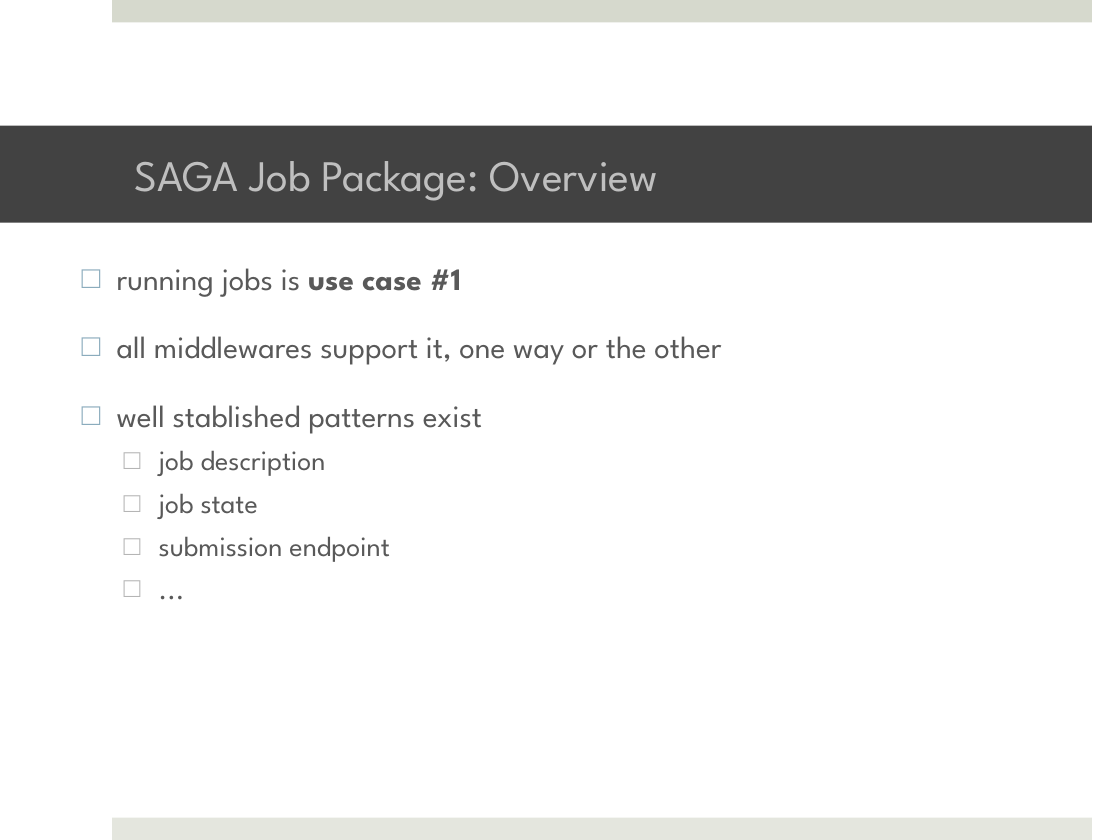
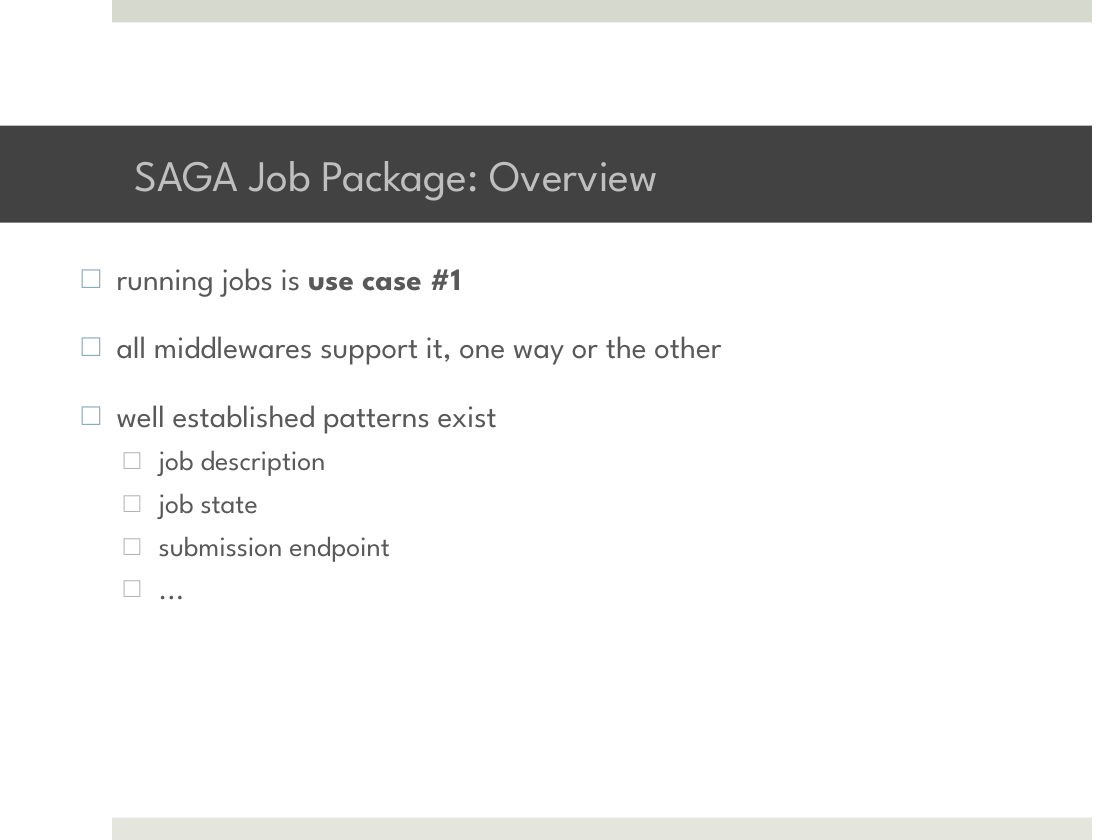
Before and after one commit to saga-project/saga-cpp-legacy-projects, a slide deck: slide 27 of tutorial/EGI-2011/02_api1.pptx (slide 14 before the commit). Drawn at 1120x840 pixels with LibreOffice and Linux fonts; fonts in the diff are those of the drawing; background and template pictures are left out. Boxes give left, top, right and bottom in pixels: in the first picture for what was removed or moved away, otherwise in the second. Text is boxed around its words. In the diff, an @@ line names an element or a change of style, - is before the commit and + after.

```diff
--- a/tutorial/EGI-2011/02_api1.pptx
+++ b/tutorial/EGI-2011/02_api1.pptx
@@ text at <box>117,405,497,434</box>: text changed @@
-□ well stablished patterns exist
+□ well established patterns exist
```
Also in this commit, not shown: 3 other slides changed, 13 slides added, 4 other files.
